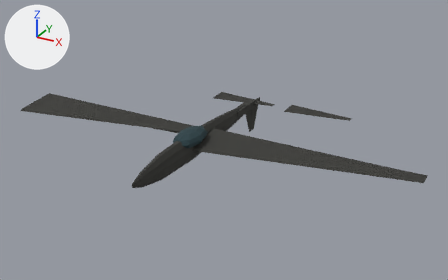
The glTF model game/assets/units/mq9_Destroyed.glb as it was, and as the next commit left it.
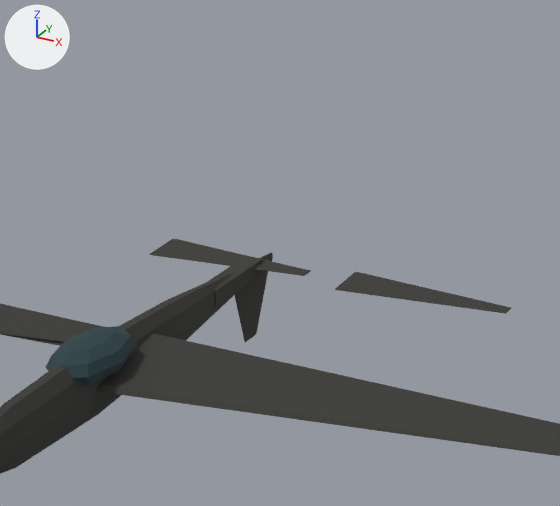
Each version is shown whole from a 50 mm lens placed at (13.07, -22.1, 12.29), pointed at (0.69, 0.42, 1.02), then close up on the part from 35% to 83% of the width and 0% to 70% of the height. Arrows for +X, +Y and +Z are at upper left; the lights stay in place. The last two pictures show the newer version. Where no turn or scale is listed for an object, it has been applied to the vertices.

Objects in the first close-up: 'Cockpit', 'Elevator_L', 'Elevator_R', 'Fuselage', 'Rudder', 'TailBoom', 'Wing_L', 'Wing_R' and 1 more.
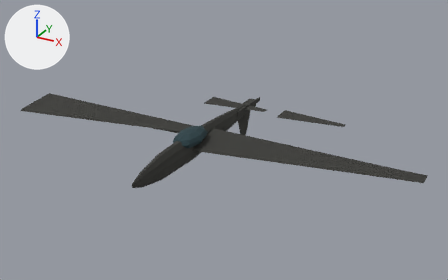
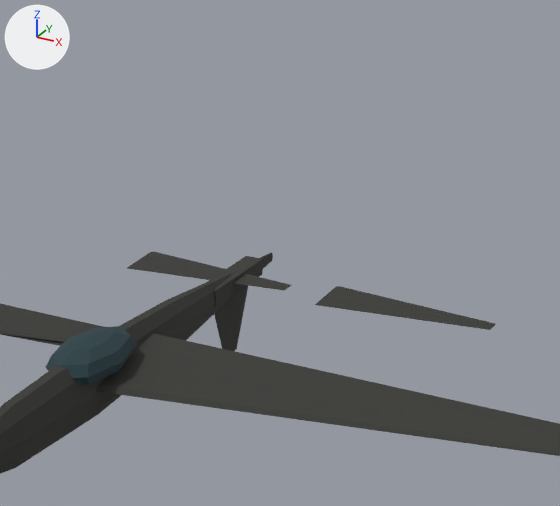
Pixel boxes [x1, y1, x2, y2] of what changed, in the close-ups (560 x 506 px):
'Elevator_R', moved
    before: [335, 272, 511, 314]
    after: [315, 286, 495, 330]
'Elevator_L', moved
    before: [150, 239, 311, 276]
    after: [127, 252, 291, 291]
'Rudder', moved
    before: [235, 257, 269, 342]
    after: [214, 285, 248, 351]

The change, as a diff of the scene's bpy script:
```diff
--- a/game/assets/units/mq9_Destroyed.glb.py
+++ b/game/assets/units/mq9_Destroyed.glb.py
@@ ob_elevator_l @@
 ob_elevator_l = bpy.data.objects.new('Elevator_L', me_elevator_l)
-ob_elevator_l.location = (-2.0, 4.62, 1.4)
+ob_elevator_l.location = (-2.0, 3.74, 1.4)
@@ ob_elevator_r @@
 ob_elevator_r = bpy.data.objects.new('Elevator_R', me_elevator_r)
-ob_elevator_r.location = (2.0, 4.62, 1.4)
+ob_elevator_r.location = (2.0, 3.74, 1.4)
@@ ob_rudder @@
 ob_rudder = bpy.data.objects.new('Rudder', me_rudder)
-ob_rudder.location = (0.0, 4.62, 1.33)
+ob_rudder.location = (0.0, 3.74, 1.33)
```
